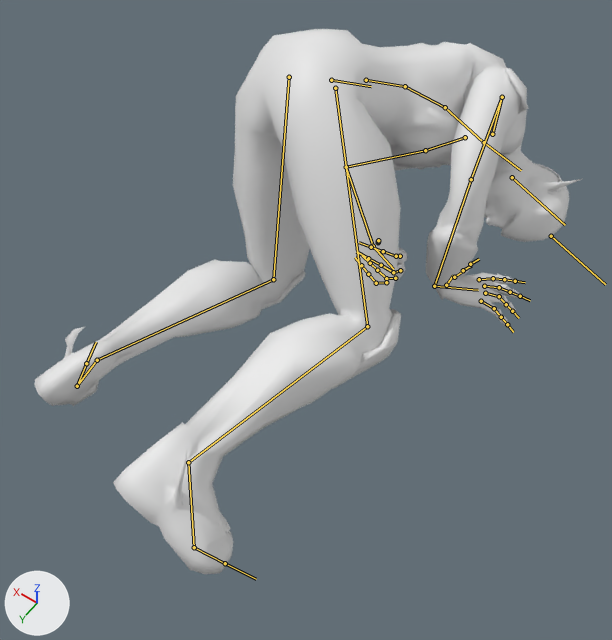
Two versions of the FBX model Assets/Characters/Char1/Falling To Roll.fbx, one commit apart.
Camera for both pictures: a 50 mm camera at (-1.51, -1.33, 3.41) aimed at (-0.26, -3.09, 0.65). The axes (+X, +Y, +Z) are drawn at lower left. The lights are the same throughout. Both versions are drawn at frame 10 of the action 'mixamo.com'; the numbers are the values there. The bones that bend it are drawn over the model as lines.

Objects in the first picture: 'bAbNq5lT2Qui5ttP_original'.
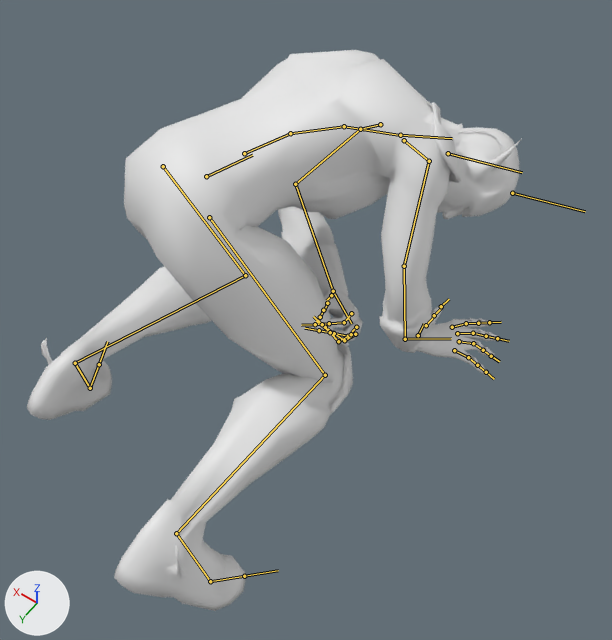
What the commit changed:
Bone 'mixamorig:Hips' (bone_mixamorig_hips) moves from (9.9, -88.3, 377.4) to (15.6, -89.5, 304.2).
Bone 'mixamorig:Hips' (bone_mixamorig_hips) turns from (126, -20, -26) to (90, -22, -7) degrees about its own x, y and z.
Bone 'mixamorig:Spine' (bone_mixamorig_spine) turns from (8, -2, 3) to (7, -2, 3) degrees about its own x, y and z.
Bone 'mixamorig:Spine1' (bone_mixamorig_spine1) turns from (15, -6, 4) to (14, -6, 4) degrees about its own x, y and z.
Bone 'mixamorig:Spine2' (bone_mixamorig_spine2) turns from (15, -6, 4) to (14, -6, 4) degrees about its own x, y and z.
Bone 'mixamorig:Neck' (bone_mixamorig_neck) turns from (1, -10, 31) to (-16, -6, 19) degrees about its own x, y and z.
Bone 'mixamorig:Head' (bone_mixamorig_head) turns from (2, 0, -4) to (10, -4, 3) degrees about its own x, y and z.
Bone 'mixamorig:LeftShoulder' (bone_mixamorig_leftshoulder) turns from (-8, 11, 25) to (-25, 11, 20) degrees about its own x, y and z.
Bone 'mixamorig:LeftArm' (bone_mixamorig_leftarm) turns from (11, -15, 27) to (19, -19, 43) degrees about its own x, y and z.
Bone 'mixamorig:LeftForeArm' (bone_mixamorig_leftforearm) turns from (21, -4, 71) to (22, 1, 57) degrees about its own x, y and z.
Bone 'mixamorig:LeftHand' (bone_mixamorig_lefthand) turns from (6, 30, 16) to (6, 28, 19) degrees about its own x, y and z.
Bone 'mixamorig:RightShoulder' (bone_mixamorig_rightshoulder) turns from (18, 1, 15) to (-18, -1, -5) degrees about its own x, y and z.
Bone 'mixamorig:RightArm' (bone_mixamorig_rightarm) turns from (0, 14, -108) to (1, 27, -75) degrees about its own x, y and z.
Bone 'mixamorig:RightForeArm' (bone_mixamorig_rightforearm) turns from (34, -9, -23) to (13, 0, -27) degrees about its own x, y and z.
Bone 'mixamorig:RightHand' (bone_mixamorig_righthand) turns from (-92, -19, -4) to (-86, -12, 16) degrees about its own x, y and z.
Bone 'mixamorig:RightHandThumb1' (bone_mixamorig_righthandthumb1) turns from (-25, 20, -24) to (-29, 21, -29) degrees about its own x, y and z.
Bone 'mixamorig:RightHandPinky2' (bone_mixamorig_righthandpinky2) turns from (28, 1, -7) to (26, 1, -7) degrees about its own x, y and z.
Bone 'mixamorig:LeftUpLeg' (bone_mixamorig_leftupleg) turns from (92, -6, 0) to (102, -9, -5) degrees about its own x, y and z.
Bone 'mixamorig:LeftLeg' (bone_mixamorig_leftleg) turns from (-69, -28, 37) to (-95, -1, 15) degrees about its own x, y and z.
Bone 'mixamorig:LeftFoot' (bone_mixamorig_leftfoot) turns from (15, -2, 1) to (41, -8, -11) degrees about its own x, y and z.
Bone 'mixamorig:LeftToeBase' (bone_mixamorig_lefttoebase) turns from (50, -49, -2) to (33, -23, 16) degrees about its own x, y and z.
Bone 'mixamorig:RightUpLeg' (bone_mixamorig_rightupleg) turns from (95, 15, 0) to (96, 15, -11) degrees about its own x, y and z.
Bone 'mixamorig:RightLeg' (bone_mixamorig_rightleg) turns from (-49, 11, 1) to (-81, -3, -3) degrees about its own x, y and z.
Bone 'mixamorig:RightFoot' (bone_mixamorig_rightfoot) turns from (3, 7, 5) to (32, 13, 13) degrees about its own x, y and z.
Bone 'mixamorig:RightToeBase' (bone_mixamorig_righttoebase) turns from (15, 18, 0) to (33, 22, -1) degrees about its own x, y and z.

Where the change shows, as pixel boxes [x1, y1, x2, y2] in the pictures (612 x 640 px):
'bAbNq5lT2Qui5ttP_original', posed (10% narrower)
    before: [35, 29, 582, 574]
    after: [27, 50, 521, 611]
bone 'mixamorig:Hips', root to tip
    before: (331, 80) to (371, 86)
    after: (206, 176) to (252, 155)
bone 'mixamorig:Spine', root to tip
    before: (366, 80) to (405, 86)
    after: (244, 153) to (290, 133)
bone 'mixamorig:Spine1', root to tip
    before: (405, 86) to (445, 107)
    after: (290, 133) to (344, 126)
bone 'mixamorig:Spine2', root to tip
    before: (445, 107) to (482, 141)
    after: (344, 126) to (398, 135)
bone 'mixamorig:Neck', root to tip
    before: (484, 142) to (521, 170)
    after: (400, 135) to (452, 138)
bone 'mixamorig:Head', root to tip
    before: (512, 177) to (565, 225)
    after: (448, 153) to (522, 172)
bone 'mixamorig:LeftShoulder', root to tip
    before: (465, 137) to (425, 150)
    after: (380, 124) to (360, 129)
bone 'mixamorig:LeftArm', root to tip
    before: (425, 150) to (346, 167)
    after: (360, 129) to (295, 184)
bone 'mixamorig:LeftForeArm', root to tip
    before: (346, 167) to (373, 246)
    after: (295, 184) to (333, 291)
bone 'mixamorig:LeftHand', root to tip
    before: (373, 246) to (393, 269)
    after: (333, 291) to (351, 323)
bone 'mixamorig:RightShoulder', root to tip
    before: (492, 134) to (502, 97)
    after: (404, 140) to (429, 161)
bone 'mixamorig:RightArm', root to tip
    before: (502, 97) to (471, 179)
    after: (429, 161) to (404, 266)
bone 'mixamorig:RightForeArm', root to tip
    before: (471, 179) to (434, 286)
    after: (404, 266) to (405, 339)
bone 'mixamorig:RightHand', root to tip
    before: (434, 286) to (478, 290)
    after: (405, 339) to (451, 338)
bone 'mixamorig:RightHandThumb1', root to tip
    before: (446, 285) to (453, 275)
    after: (418, 335) to (424, 323)
bone 'mixamorig:RightHandPinky2', root to tip
    before: (494, 308) to (501, 317)
    after: (468, 357) to (477, 365)
bone 'mixamorig:LeftUpLeg', root to tip
    before: (289, 77) to (273, 279)
    after: (163, 166) to (245, 275)
bone 'mixamorig:LeftLeg', root to tip
    before: (273, 279) to (97, 360)
    after: (245, 275) to (75, 363)
bone 'mixamorig:LeftFoot', root to tip
    before: (97, 360) to (77, 386)
    after: (75, 363) to (90, 388)
bone 'mixamorig:LeftToeBase', root to tip
    before: (77, 386) to (86, 363)
    after: (90, 388) to (99, 364)
bone 'mixamorig:RightUpLeg', root to tip
    before: (335, 88) to (367, 326)
    after: (209, 217) to (325, 375)
bone 'mixamorig:RightLeg', root to tip
    before: (367, 326) to (188, 462)
    after: (325, 375) to (176, 533)
bone 'mixamorig:RightFoot', root to tip
    before: (188, 462) to (194, 547)
    after: (176, 533) to (210, 581)
bone 'mixamorig:RightToeBase', root to tip
    before: (194, 547) to (225, 563)
    after: (210, 581) to (244, 576)
